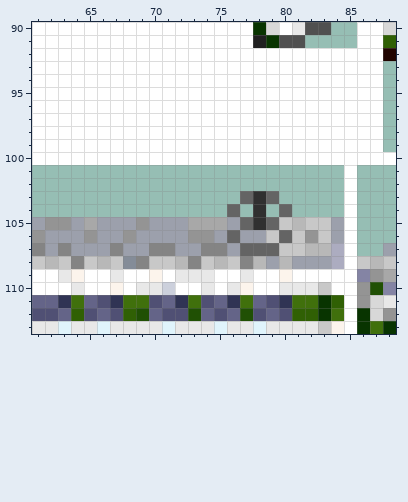
Two states of a pixel-art file, src/trains/200_series/gfx/200_series.aseprite. The first picture shows the starting point.
309x201 pixels, 1 frame. Colours within 5 levels of each other are drawn and written as one. Shown: x 61..88, y 90..113. The commit also changed other parts of the picture, which this record leaves out.
The same view after the edit:
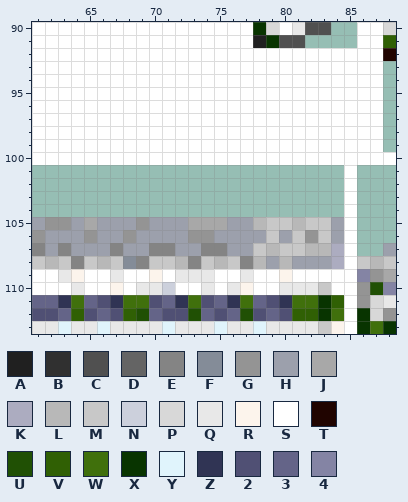
Palette (. is transparent): A #202020  B #303030  C #505050  D #646464  E #848484  F #848c98  G #949494  H #9ca0ac  J #a8a8a8  K #acacc0  L #b8b8b8  M #c8c8c8  N #ccd0dc  P #d8d8d8  Q #e8e8e8  R #fcf4ec  S #ffffff  T #200400  U #205004  V #306004  W #40700c  X #083400  Y #e0f4fc  Z #303454  2 #505074  3 #646488  4 #8484a4
Diff:
{"change": "layer \"Panto\" now hidden"}
{"y":103,"x":77,"old":"DBD","new":"..."}
{"y":104,"x":76,"old":"D","new":"."}
{"y":104,"x":78,"old":"B","new":"."}
{"y":104,"x":80,"old":"D","new":"."}
{"y":105,"x":77,"old":"DBD","new":"HLM"}
{"y":106,"x":76,"old":"D","new":"H"}
{"y":106,"x":80,"old":"D","new":"H"}
{"y":107,"x":77,"old":"DDD","new":"HML"}
